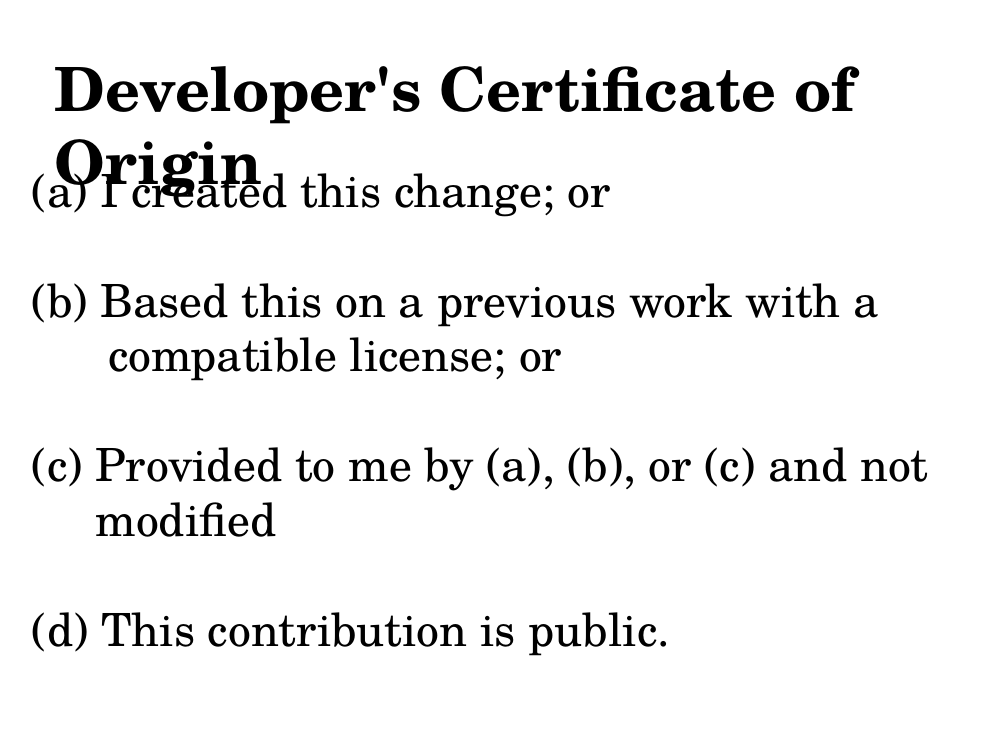
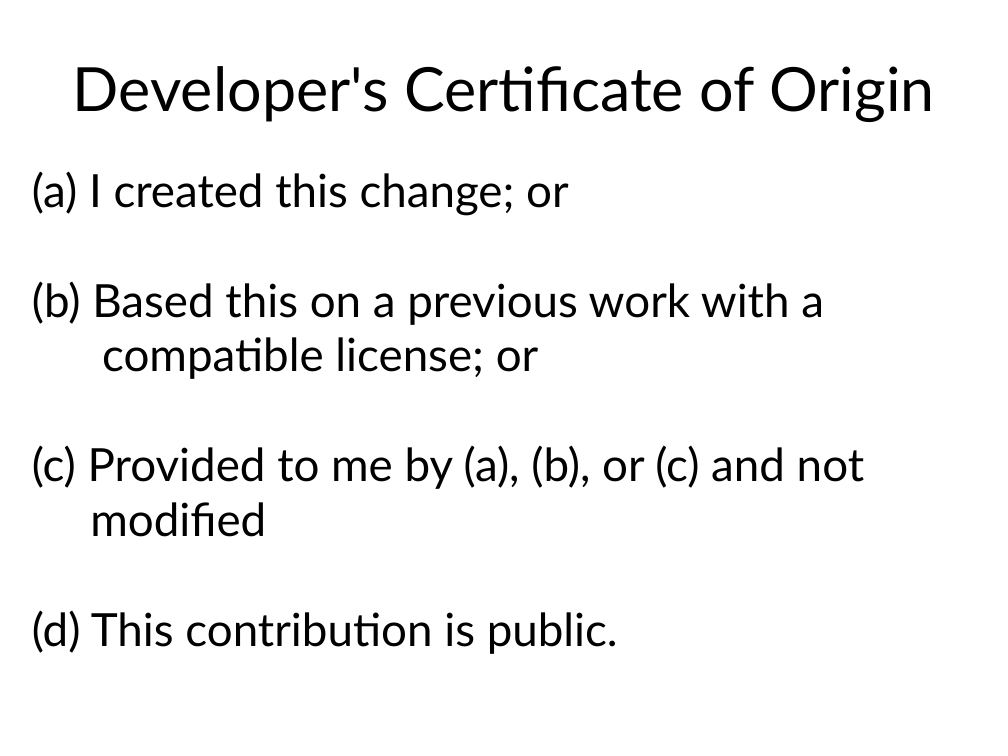
Before and after one commit to gregkh/kernel-tutorial, a slide deck: slide 9 of kernel_patch_tutorial.odp (slide 13 before the commit). Drawn at 1008x756 pixels with LibreOffice and Linux fonts; fonts in the diff are those of the drawing. Boxes give left, top, right and bottom in pixels: in the first picture for what was removed or moved away, otherwise in the second. Text is boxed around its words. In the diff, an @@ line names an element or a change of style, - is before the commit and + after.

```diff
--- a/kernel_patch_tutorial.odp
+++ b/kernel_patch_tutorial.odp
@@ text "Developer's Certificate of Origin": place and size @@
-text "Developer's Certificate of Origin" at [55, 66, 855, 204]
+text "Developer's Certificate of Origin" at [73, 66, 934, 122]
@@ text "Developer's Certificate of Origin" at [73, 66, 934, 122]: font TeX Gyre Schola to Lato, bold off; alignment left to centre @@
@@ text "(a) I created this change; ..." at [32, 171, 864, 654]: font TeX Gyre Schola to Lato @@
```
Also in this commit, not shown: 13 other slides changed, 1 slide added, 2 slides removed, 2 other files.
